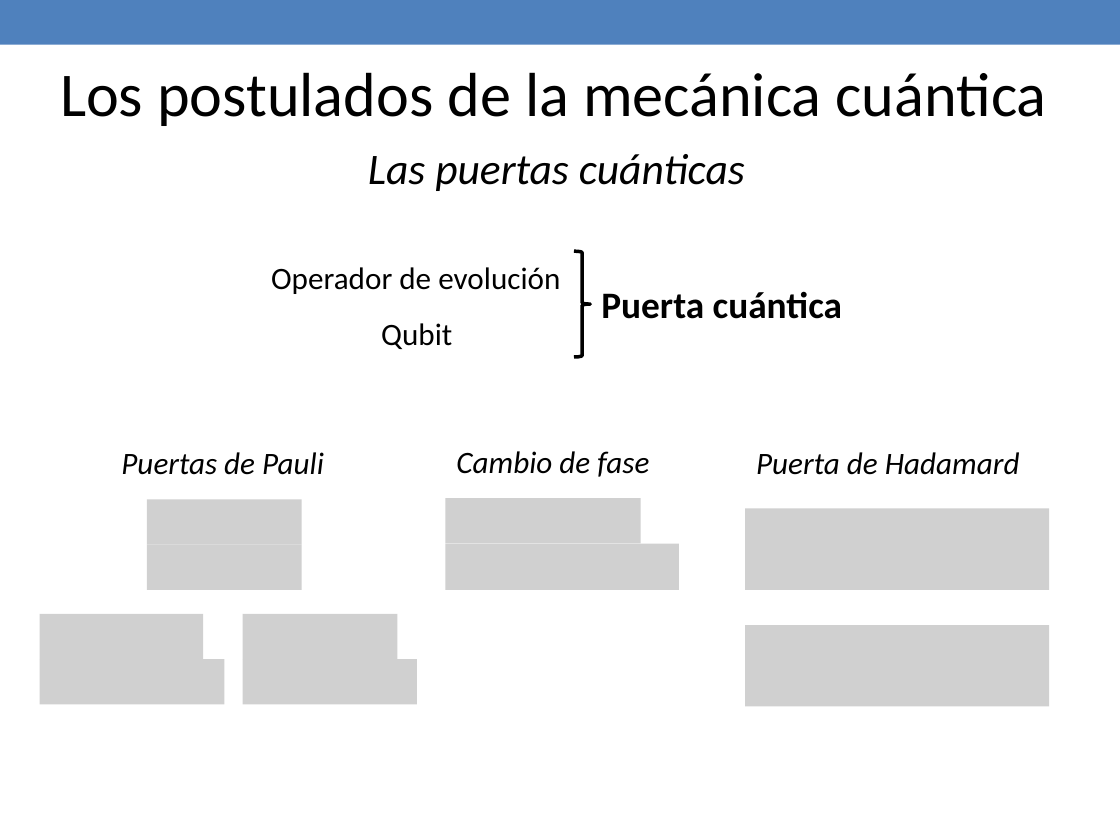
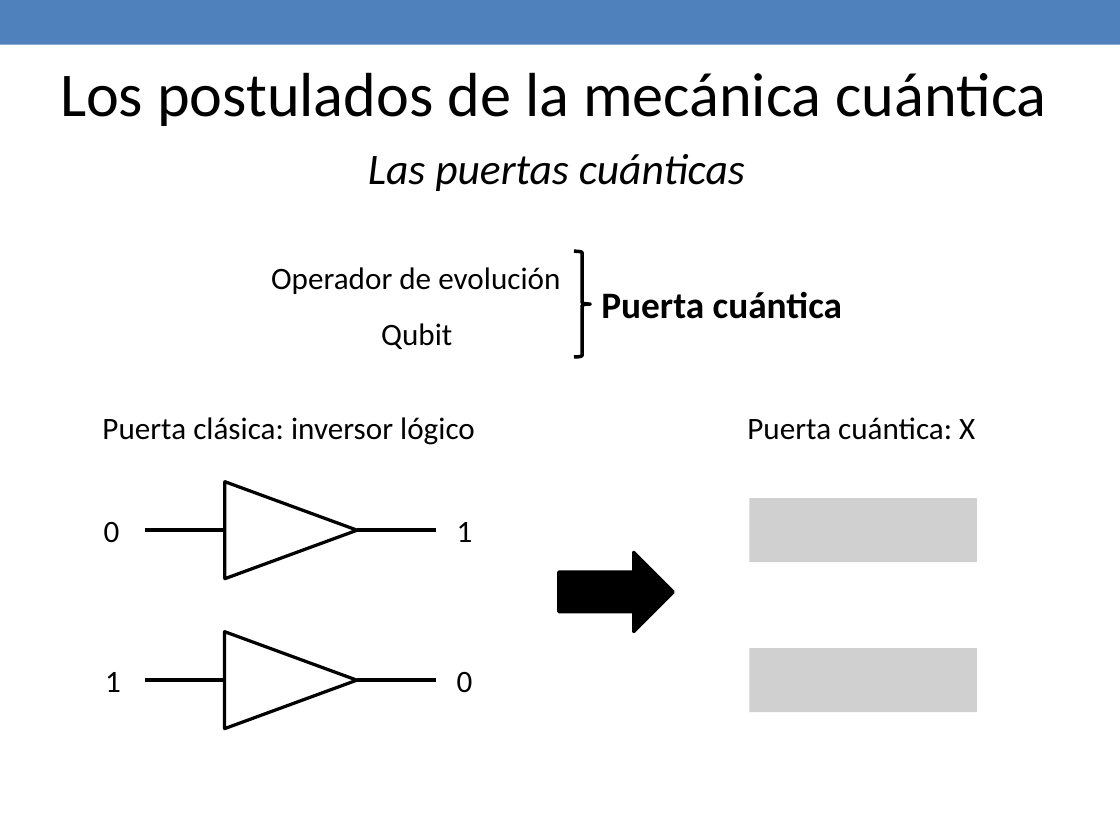
Before and after one commit to jaimecp89/qMIPS101, a slide deck: slide 13 of qMIPS/doc/Presentacion PFC.pptx. Drawn at 1120x840 pixels with LibreOffice and Linux fonts; fonts in the diff are those of the drawing; grey boxes stand for pictures. Boxes give left, top, right and bottom in pixels: in the first picture for what was removed or moved away, otherwise in the second. Text is boxed around its words. In the diff, an @@ line names an element or a change of style, - is before the commit and + after.

```diff
--- a/qMIPS/doc/Presentacion PFC.pptx
+++ b/qMIPS/doc/Presentacion PFC.pptx
@@ text added at (102,417,475,445), 20 pt, text #000000 @@
+Puerta clásica: inversor lógico
@@ text at (747,417,975,440): text changed; italic off @@
-Puerta de Hadamard
+Puerta cuántica: X
@@ text removed at (121,452,324,475) @@
-Puertas de Pauli
@@ text removed at (456,451,649,477) @@
-Cambio de fase
@@ picture removed at (147,500,301,544) @@
@@ triangle added at (226,481,358,578), fill #FFFFFF, outline #000000 2.08 pt @@
@@ picture removed at (446,498,641,543) @@
@@ picture removed at (745,508,1048,590) @@
@@ picture added at (749,498,977,562) @@
@@ text added at (104,522,120,543), 20 pt, text #000000 @@
+0
@@ line added from (225, 530) to (146, 530), #000000 2.25 pt @@
@@ line added from (357, 530) to (437, 530), #000000 2.25 pt @@
@@ text added at (457,522,473,542), 20 pt, text #000000 @@
+1
@@ picture removed at (147,544,301,589) @@
@@ picture removed at (446,543,680,589) @@
@@ right arrow added at (559,552,673,632), fill #000000, outline #000000 2.08 pt @@
@@ picture removed at (39,614,203,659) @@
@@ picture removed at (243,614,398,659) @@
@@ triangle added at (225,631,357,729), fill #FFFFFF, outline #000000 2.08 pt @@
@@ picture: place and size @@
-picture at (745,625,1048,707)
+picture at (749,648,977,712)
@@ picture removed at (39,660,224,704) @@
@@ text added at (105,672,121,692), 20 pt, text #000000 @@
+1
@@ line added from (224, 680) to (146, 680), #000000 2.25 pt @@
@@ picture removed at (243,660,418,704) @@
@@ line added from (357, 680) to (436, 680), #000000 2.25 pt @@
@@ text added at (457,672,473,693), 20 pt, text #000000 @@
+0
```
Also in this commit, not shown: 4 slides added, 1 slide removed, 3 other files.
